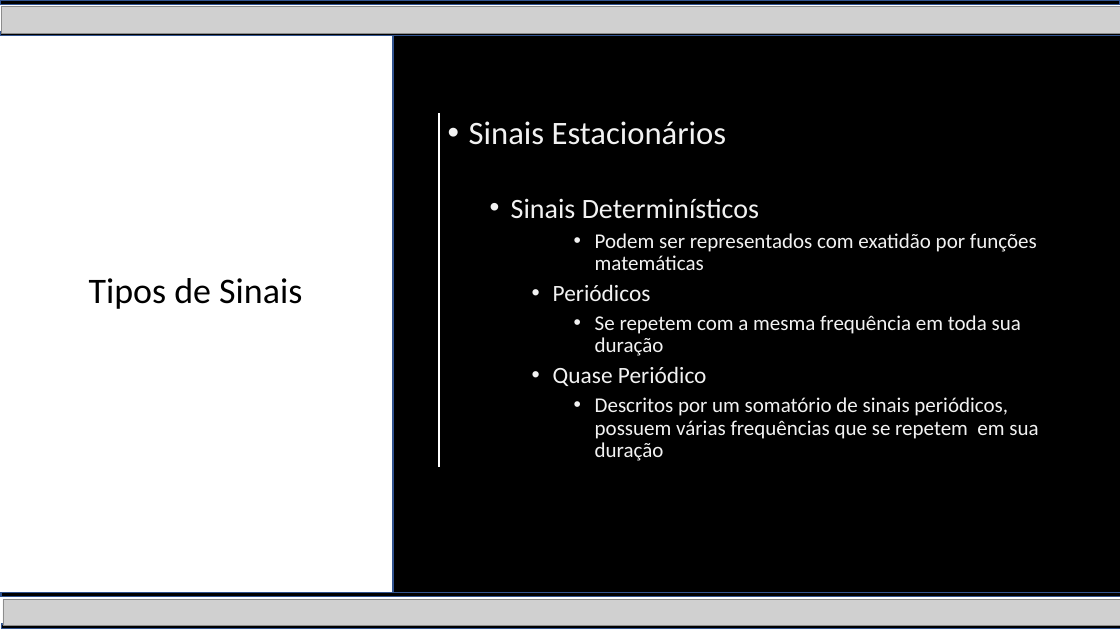
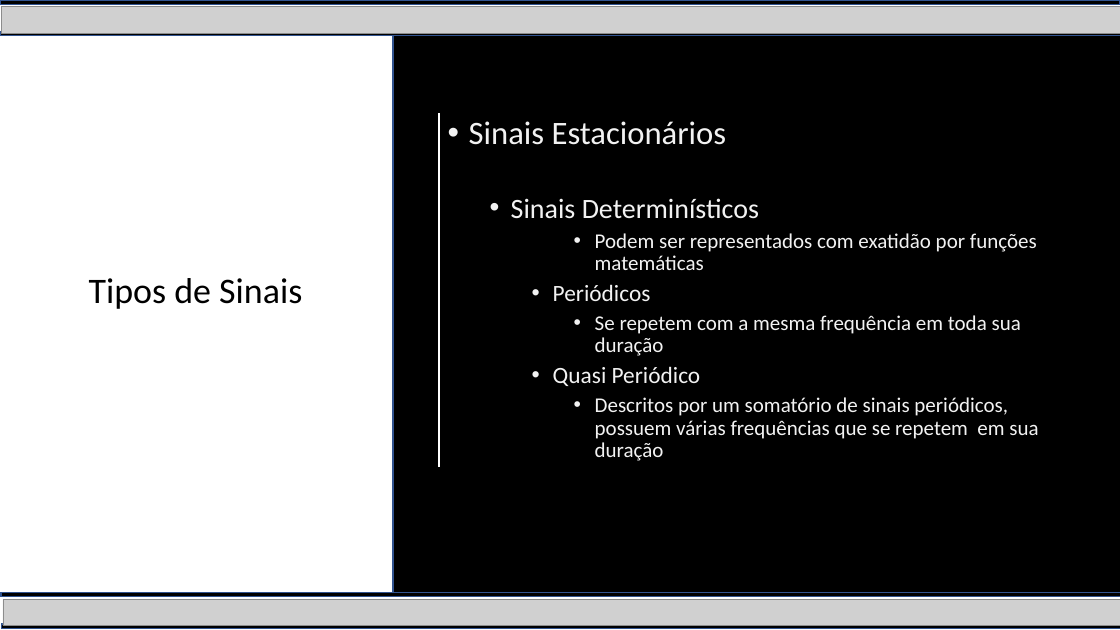
Before and after one commit to FIlipeRBLuz/Audio-Classification, a slide deck: slide 5 of Audio Pre Processing.pptx. Drawn at 1120x630 pixels with LibreOffice and Linux fonts; fonts in the diff are those of the drawing; grey boxes stand for pictures. Boxes give left, top, right and bottom in pixels: in the first picture for what was removed or moved away, otherwise in the second. Text is boxed around its words. In the diff, an @@ line names an element or a change of style, - is before the commit and + after.

```diff
--- a/Audio Pre Processing.pptx
+++ b/Audio Pre Processing.pptx
@@ text at [553,366,701,386]: text changed @@
-    • Quase Periódico
+    • Quasi Periódico
```
Also in this commit, not shown: 2 other slides changed, 1 slide added.
